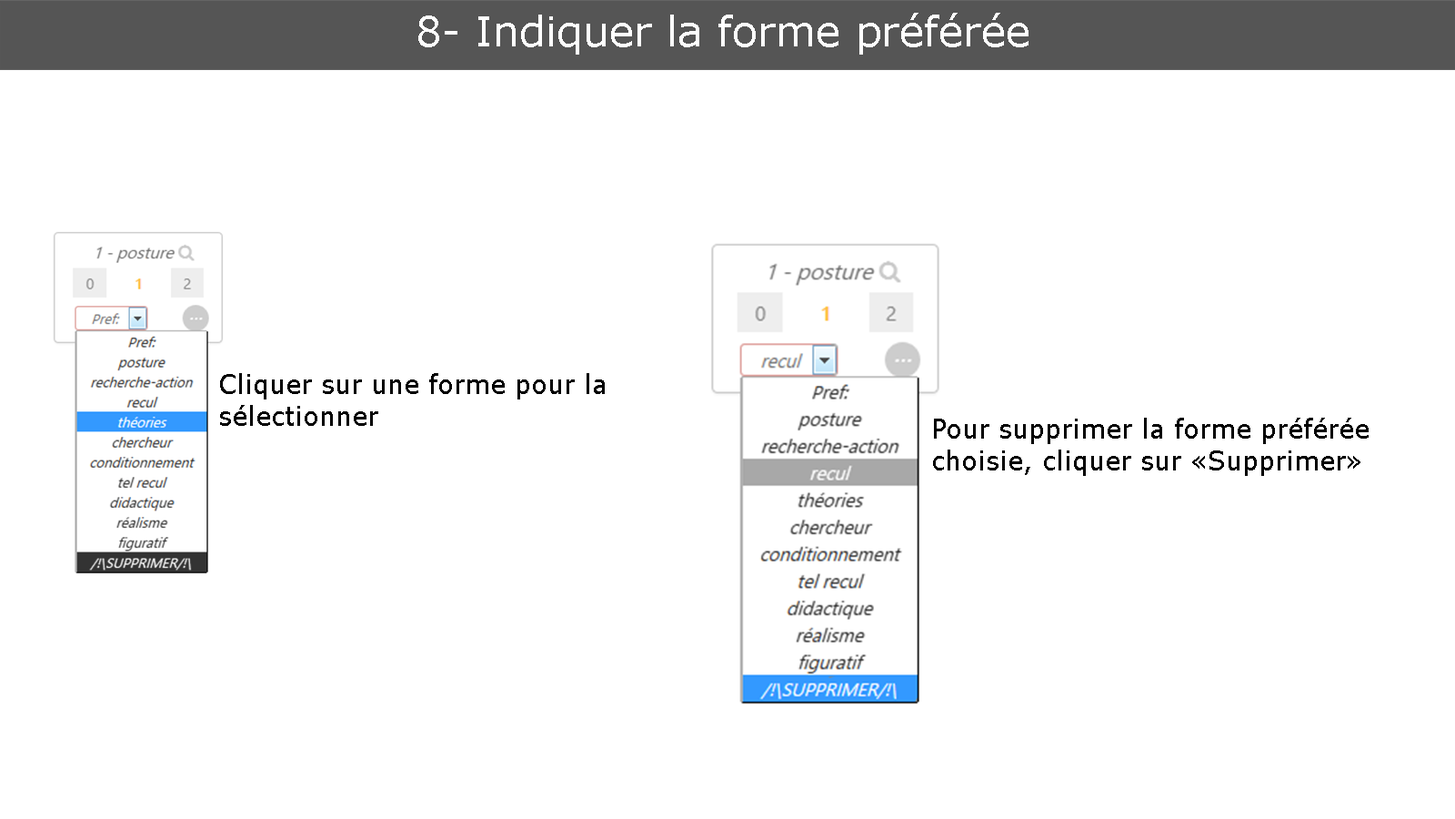
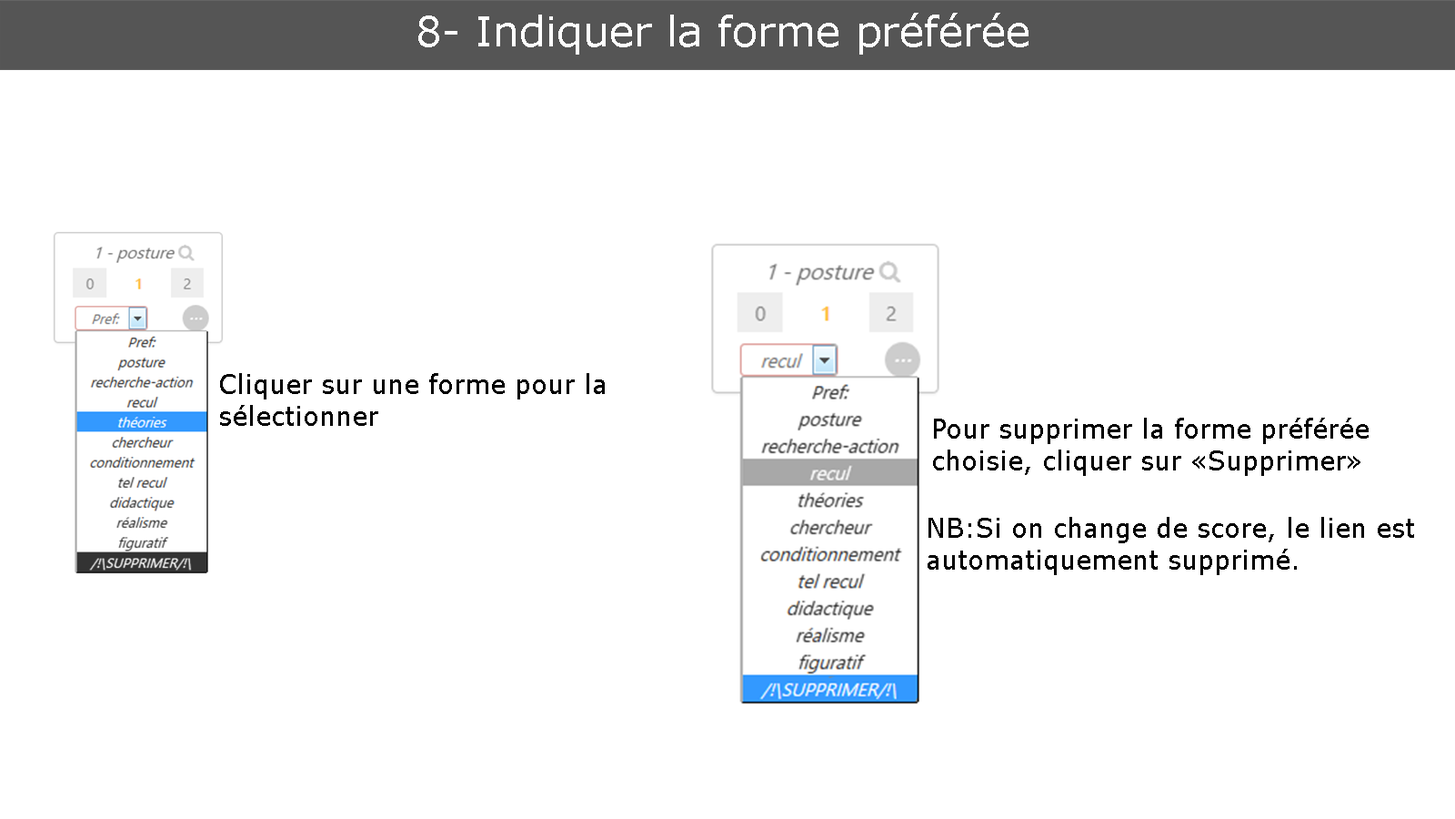
Before/after of a 1455×819 layered artwork. What changed in the layer stack:
added layer "NB:Si on change de score, le lien est automatiquement supprimé." above "Pour supprimer la forme préférée choisie, cliquer sur «Supprime" over [927,516,1415,575]
